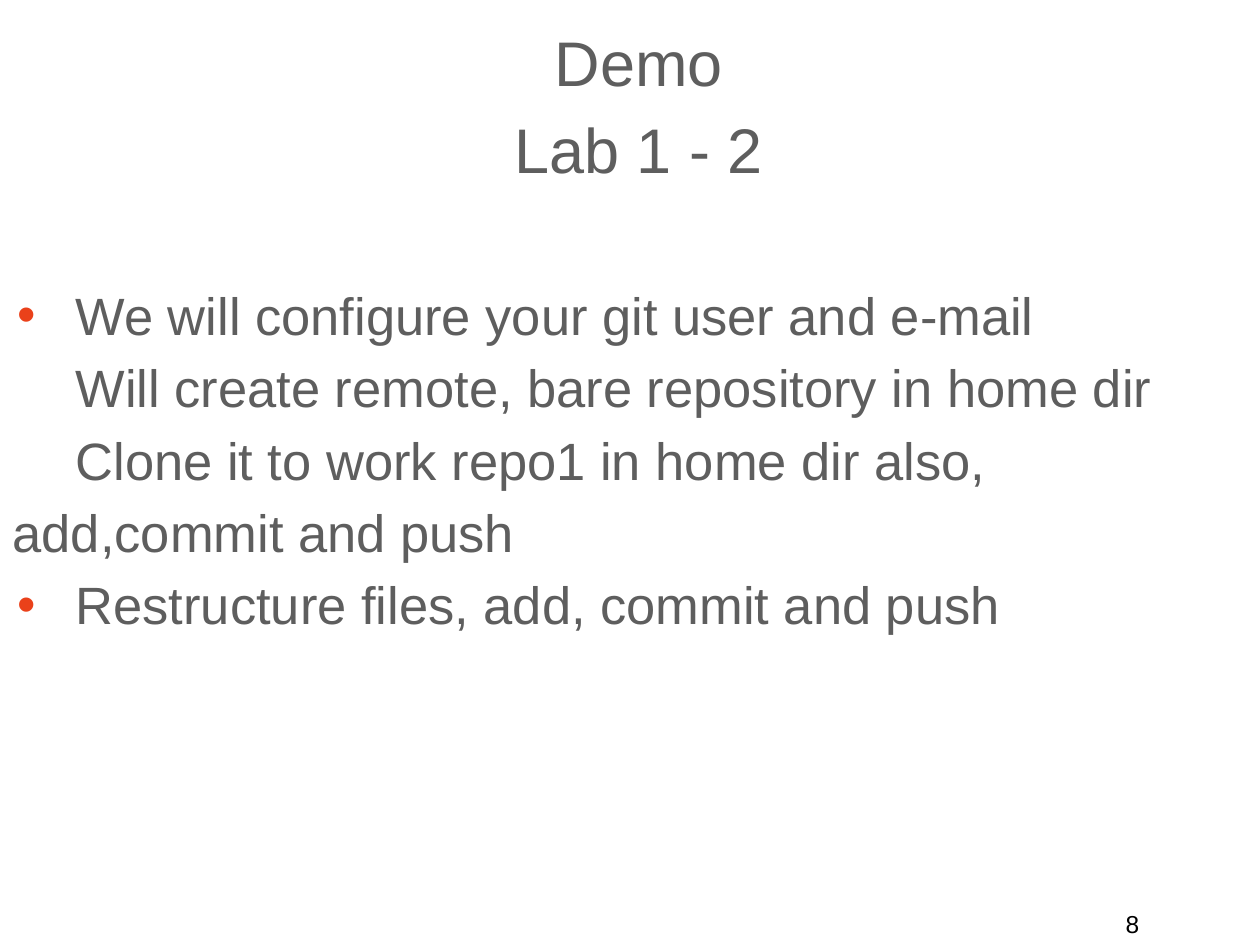
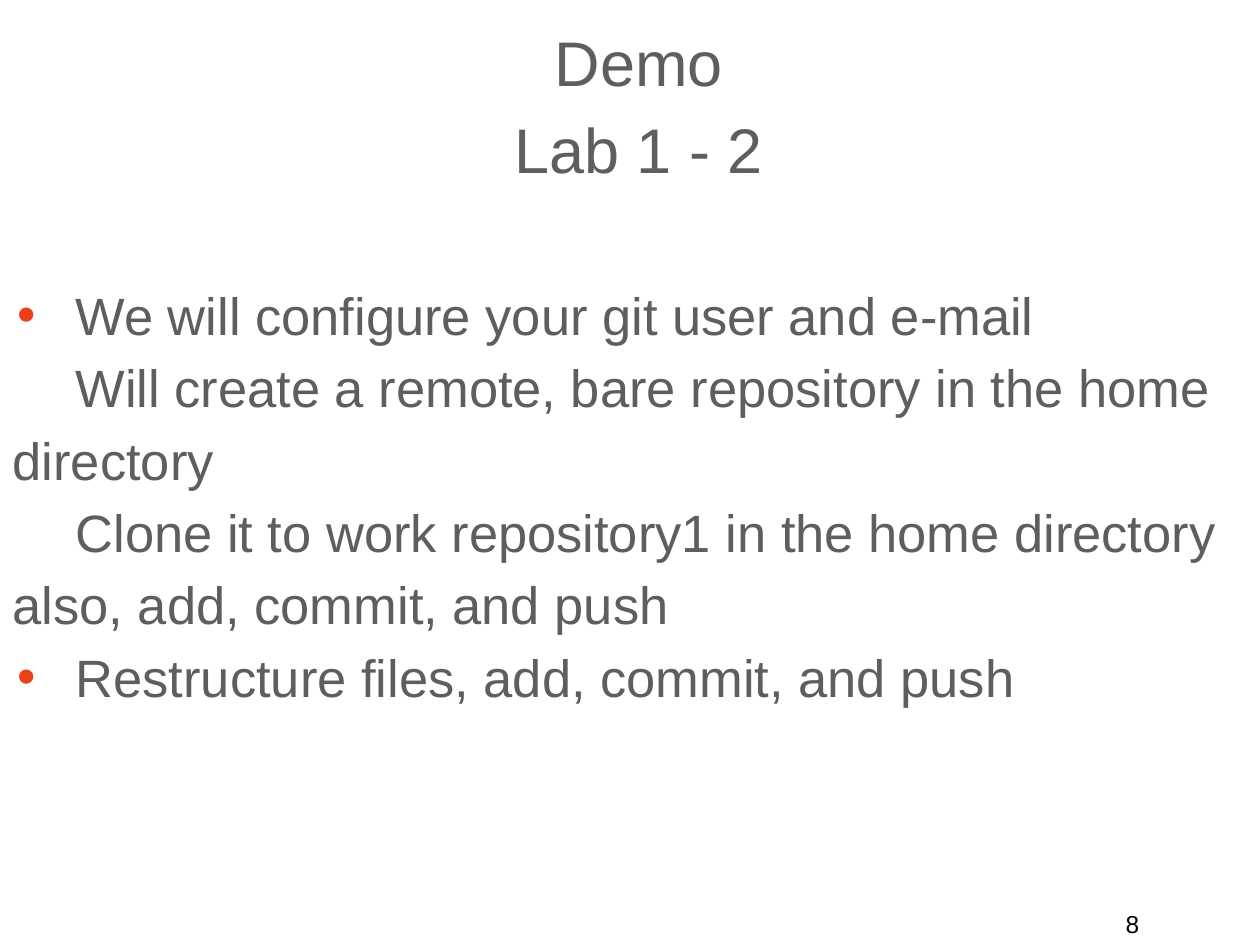
Before and after one commit to ilyaro/mysite, a slide deck: slide 8 of WorkStuff/Courses/Git/Git_General_Training_Lab/Git_General_Training_ap.ppt.pptx. Drawn at 1260x945 pixels with LibreOffice and Linux fonts; fonts in the diff are those of the drawing. Boxes give left, top, right and bottom in pixels: in the first picture for what was removed or moved away, otherwise in the second. Text is boxed around its words. In the diff, an @@ line names an element or a change of style, - is before the commit and + after.

```diff
--- a/WorkStuff/Courses/Git/Git_General_Training_Lab/Git_General_Training_ap.ppt.pptx
+++ b/WorkStuff/Courses/Git/Git_General_Training_Lab/Git_General_Training_ap.ppt.pptx
@@ text at <box>13,369,1215,708</box>: text changed @@
-Will create remote, bare repository in home dir
-Clone it to work repo1 in home dir also, add,commit and push
-• Restructure files, add, commit and push
+Will create a remote, bare repository in the home directory
+Clone it to work repository1 in the home directory also, add, commit, and push
+• Restructure files, add, commit, and push
```
Also in this commit, not shown: 10 other slides changed, 1 other file.
